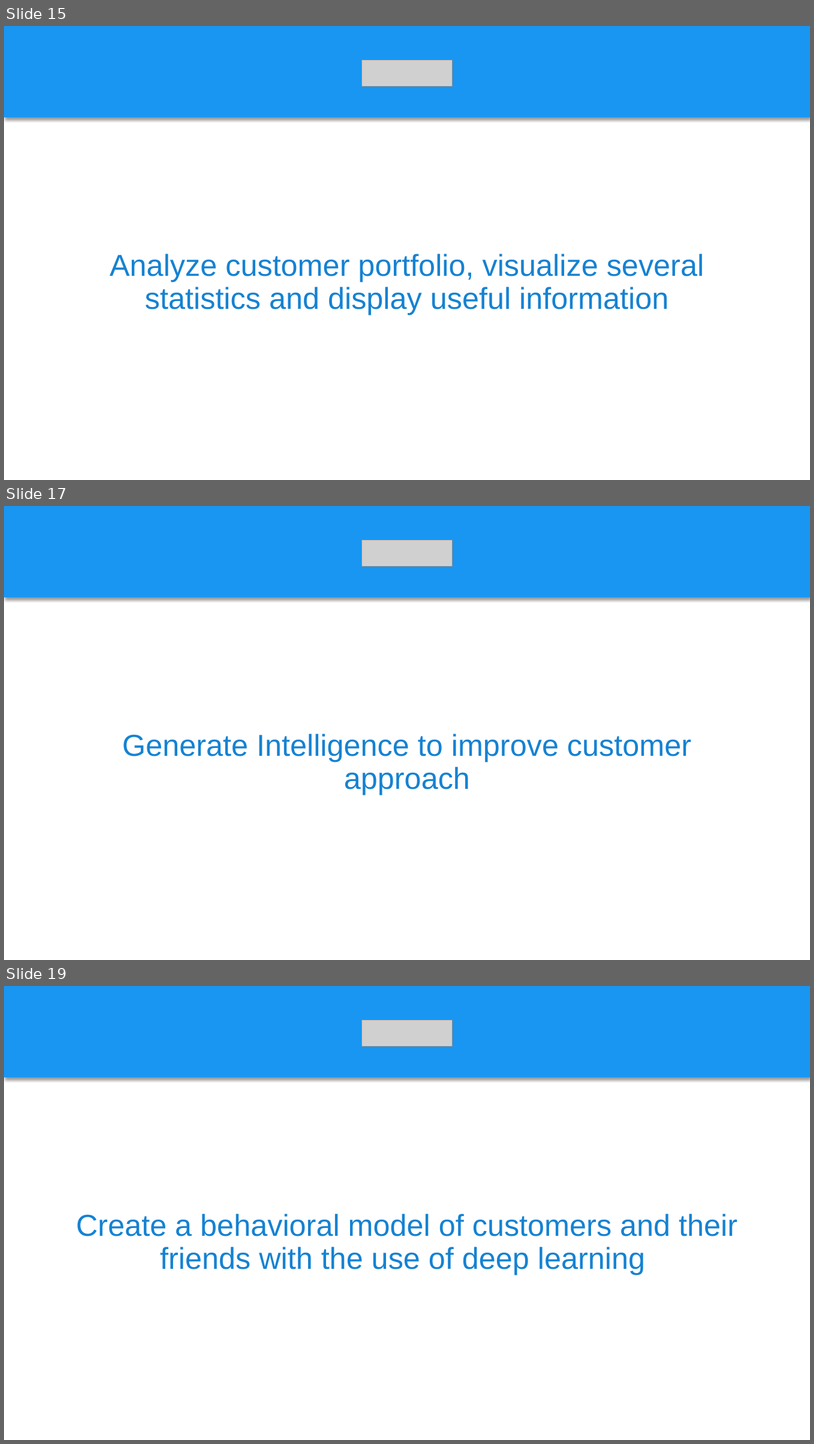
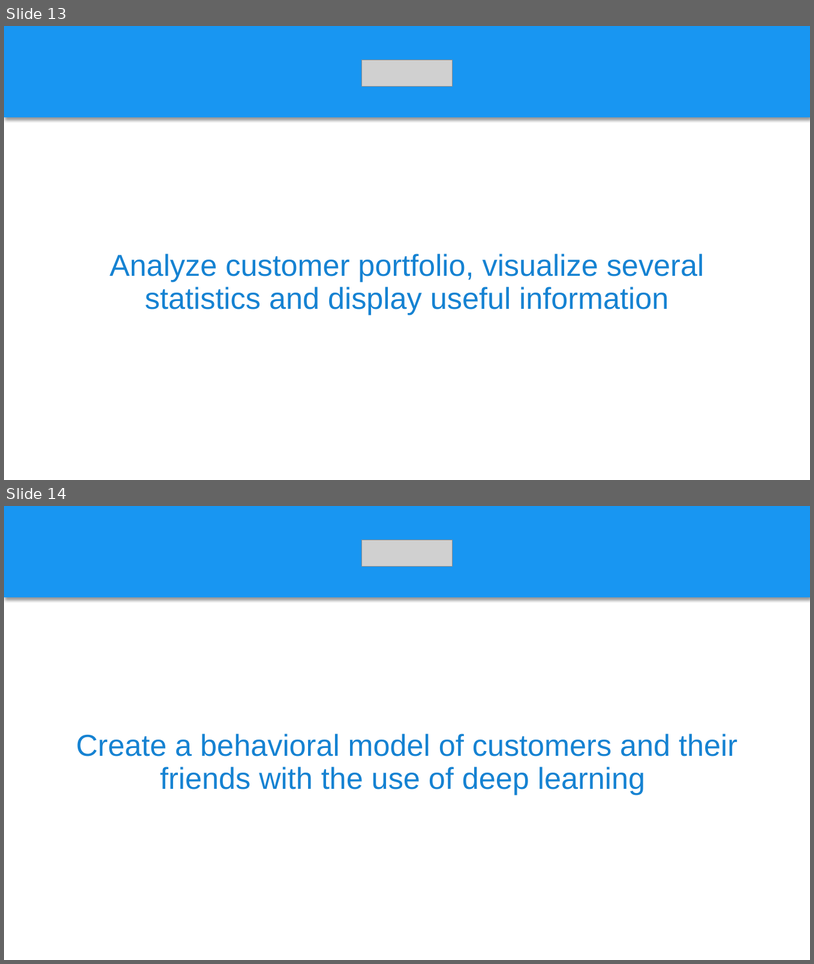
Before and after one commit to hackathon-cyinsurtech/Ali-Zavra, a slide deck: Documentation/advisor.pptx. Shown one above the other, each under a label of ours: slides 15, 17 and 19 before the commit, slides 13 and 14 after it; the slides between them are not shown. The pictures are 814x1444 and 814x964 pixels, drawn with LibreOffice and Linux fonts; fonts in the diff are those of the drawing; grey boxes stand for pictures. Boxes give left, top, right and bottom in pixels: in the first picture for what was removed or moved away, otherwise in the second. Text is boxed around its words. In the diff, an @@ line names an element or a change of style, - is before the commit and + after.

```diff
--- a/Documentation/advisor.pptx
+++ b/Documentation/advisor.pptx
@@ slide 17 removed at bbox=[4, 506, 810, 960], background #FFFFFF @@
@@ rectangle removed at bbox=[4, 506, 810, 597] @@
@@ picture removed at bbox=[362, 540, 452, 567] @@
@@ text removed at bbox=[122, 733, 692, 795] @@
-Generate Intelligence to improve customer approach
@@ what was slide 15 is now slide 13 @@
@@ what was slide 19 is now slide 14 @@
```
Also in this commit, not shown: 1 slide changed, 1 slide added, 5 other slides removed.
